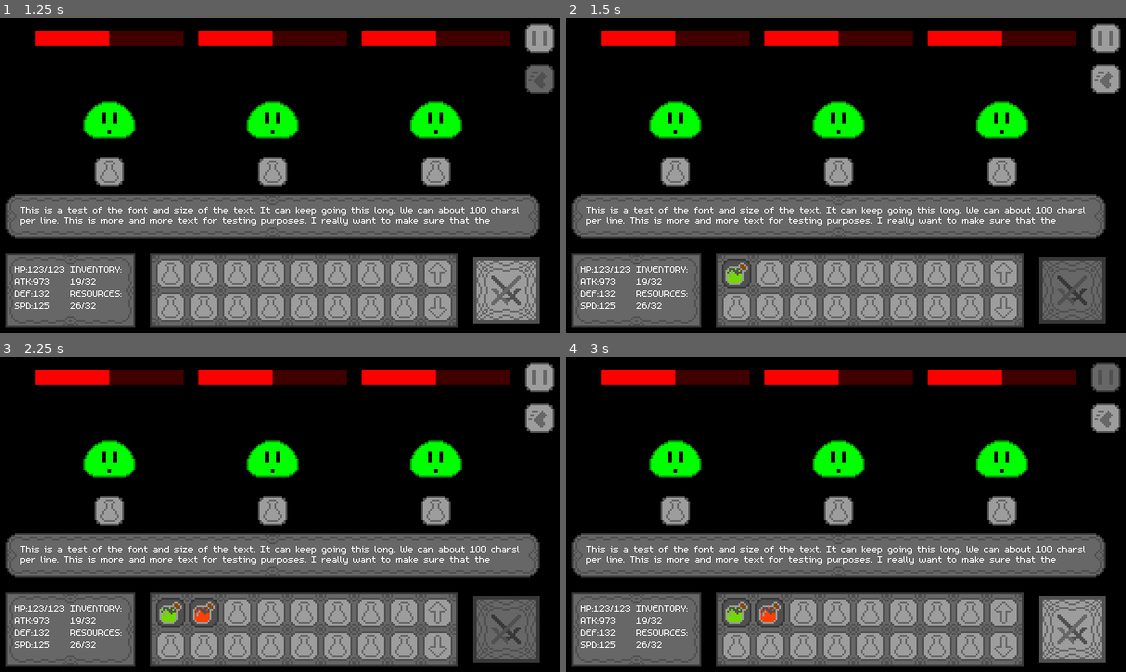
Above: before the commit, frames 1-4 (two rows, left to right).
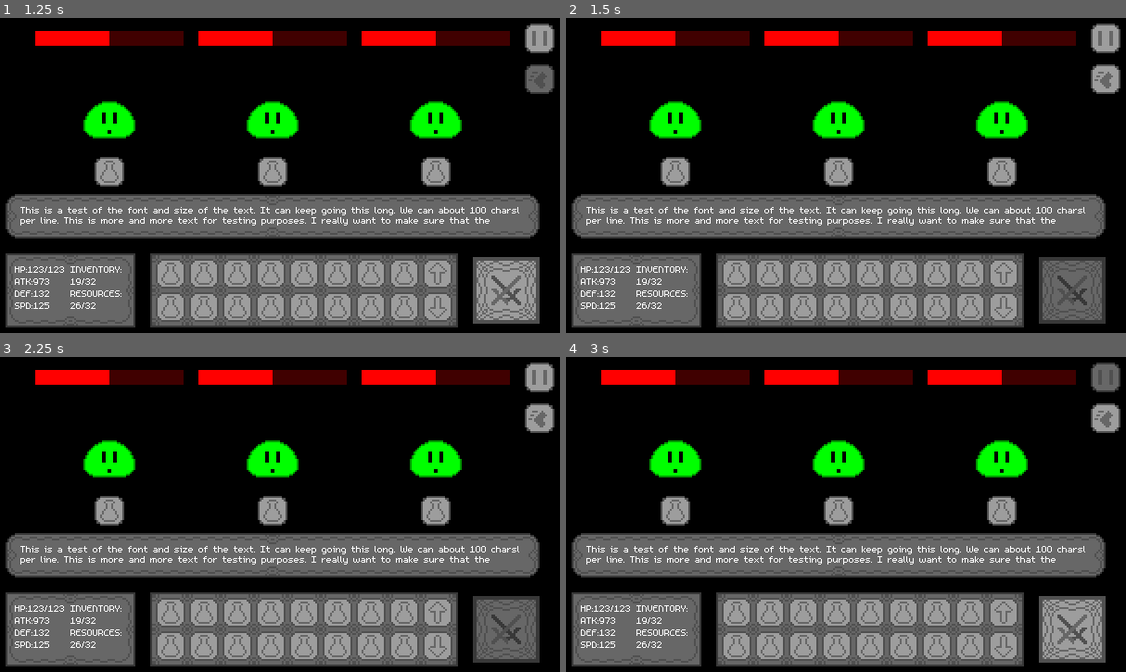
Above: after the commit, the same moments.

Repository: rbristo1/Just-a-Sip
Game: Godot game, scene res://Scenes/Battle.tscn
Same seed, same stepped clock (60 frames per second), same inputs: the game is played once before the commit and once after it.
Inputs (mouse positions are in pixels of both pictures, inside the frame that each line leads up to):
- Up to frame 1 (1.25 s): click (537, 77) at 0.5 s
- Up to frame 2 (1.5 s): click (1070, 288) at 1.25 s
- Up to frame 3 (2.25 s): click (504, 627) at 2 s
- Up to frame 4 (3 s): click (1103, 375) at 2.75 s

Frame 1 is identical in both runs. In frame 2, 0.3% of the frame differs, in the area x 28-33%, y 77-86%; in frame 3, 0.6%, in the area x 28-39%, y 77-86%; in frame 4, 0.6%.
Error after the commit: Parse Error: Function "initialize" has the same name as a previously declared function. (res://Scripts/inventory_item.gd:18)

Commit message:
Andrew's new stuff, more drag and drop and inventory management (#2)
Co-authored-by: acook73 <acook73@vols.utk.edu>

Diff:
--- a/only_one/Scenes/next_button.gd
+++ b/only_one/Scenes/next_button.gd
@@ -3,4 +3,4 @@
 @onready var pHud = $"../../.."
 
 func _on_button_up() -> void:
-	pHud.createItem(randi() % 15)
+	pHud.AddItemToInventory(randi() % 15)
--- a/only_one/Scenes/player_hud.tscn
+++ b/only_one/Scenes/player_hud.tscn
@@ -75,7 +75,7 @@
 texture = ExtResource("2_vfwc5")
 region_rect = Rect2(0, 0, 16, 16)
 
-[node name="player_hud" type="Control"]
+[node name="player_hud" type="Control" groups=["Inventory Item Displays"]]
 custom_minimum_size = Vector2(0, 168)
 layout_mode = 3
 anchors_preset = 12
@@ -85,6 +85,8 @@
 grow_horizontal = 2
 grow_vertical = 0
 script = ExtResource("1_i2evl")
+inventoryid = [null, null, null, null, null, null, null, null, null, null, null, null, null, null, null, null, null, null, null, null, null, null, null, null, null, null, null, null, null, null, null, null]
+INVENTORY_ITEM_DISPLAYS = [null, null, null, null, null, null, null, null, null, null, null, null, null, null, null, null]
 
 [node name="PHudMainBox" type="VBoxContainer" parent="."]
 layout_mode = 1
--- a/only_one/Scripts/inventory_item.gd
+++ b/only_one/Scripts/inventory_item.gd
@@ -2,13 +2,19 @@
 
 enum EType {HEALING, EXPLODING, FIRE, ICE, POISON}
 @export var itemID = -1
+@export var inventorySlot = -1
 @export var itemName = ""
 @export var itemEffect = -1
 @export var itemPower = -1
 @export var itemImage: AtlasTexture = null
 @export var itemHoverImage: AtlasTexture = null
 @export var itemSplash = false
+@export var inventoryDisplaySpotNumber = 0
 
+func initialize(ID: int, InvSlot: int, Name: String, Effect: int, Power: int, iImage: AtlasTexture,
+					 iHImage: AtlasTexture, Splash: bool):
+	itemID = ID
+	inventorySlot = InvSlot
 func initialize(ID: int, Name: String, Effect: int, Power: int, iImage: AtlasTexture,
 					 iHImage: AtlasTexture, Splash: bool):
 	itemID = ID
--- a/only_one/Scripts/item_display.gd
+++ b/only_one/Scripts/item_display.gd
@@ -8,9 +8,8 @@
 @export var itemImage: AtlasTexture = null
 @export var itemHoverImage: AtlasTexture = null
 @export var itemSplash = false
+@export var INVENTORY: bool = false
 signal item_dropped(data)
-
-
 func link(ID: int, Name: String, Effect: int, Power: int, iImage: AtlasTexture,
 					 iHImage: AtlasTexture, Splash: bool):
 	itemID = ID
@@ -71,8 +70,13 @@
 			"droppedFrom": self}
 
 func _can_drop_data(_at_position: Vector2, data: Variant) -> bool:
-	return typeof(data) == TYPE_DICTIONARY and data.has("iID")
+	# Only allow the item to be dropped here if the inventory is empty
+	return typeof(data) == TYPE_DICTIONARY and data.has("iID") and itemID == -1
 
 func _drop_data(_at_position: Vector2, data: Variant) -> void:
 	linkDict(data)
 	data["droppedFrom"].unlink()
+	# If the item was dragged from the inventory, clear the inventory slot
+
+
+	# If the item was dragged to the inventory, add it to the inventory slot
--- a/only_one/Scripts/player.gd
+++ b/only_one/Scripts/player.gd
@@ -9,6 +9,7 @@
 @export var atk = 100
 @export var inventoryid: Array # This is ONLY USED FOR SAVING. This is not used for storing items in game
 
+@export var INVENTORY_ITEM_DISPLAYS: Array
 @export var ITEM_INVENTORY_CAPCITY = 32
 
 # Inventory Stuff
@@ -58,6 +59,9 @@
 
 
 func _ready() -> void:
+
+	INVENTORY_ITEM_DISPLAYS = get_tree().get_nodes_in_group("Inventory Item Displays")
+
 	# Create inventory
 	itemInventory.resize(32)
 	materialInventory.resize(32)
@@ -373,31 +377,73 @@
 				set(i, node_data[i])
 
 
-func createItem(id: int) -> void:
+func AddItemToInventory(id: int) -> void:
 	var iName = itemNames[id]
 	var iPower = itemPower[id]
 	var iEffect = itemEffect[id]
 	var iImage = load(itemImage[id])
 	var iHImage = load(itemHImage[id])
 	var iSplash = itemSplash[id]
+	var iSlotNum = 0
+
 	# Deferred to ensure the item exists completely before messing with its attributes
-	itemInventory[itemInventoryNum].initialize(id, iName, iPower, iEffect, iImage, iHImage, iSplash)
+	itemInventory[itemInventoryNum].initialize(id, itemInventoryNum, iName, iPower, iEffect, iImage, iHImage, iSplash)
 	itemInventoryNum += 1
+	ShiftInventoryLeft(0)
 	updateInventoryDisplay(-1, -1)
 
+func RemoveItemFromInventory(slotNumber: int, mode: int) -> void:
+	if (mode == 1):
+		materialInventory[slotNumber].uninitialize()
+	else:
+		itemInventory[slotNumber].uninitialize()
+
+	if (isCurrentlyDisplayed(slotNumber, mode)):
+		@warning_ignore("integer_division")
+		INVENTORY_ITEM_DISPLAYS[slotNumber/16].unlink()
+
+	ShiftInventoryLeft(mode)
+	updateInventoryDisplay(-1, -1)
+
+func isCurrentlyDisplayed(itemSlotNumber:int, mode: bool) -> bool:
+	@warning_ignore("integer_division")
+	if (inventoryMode != mode or itemSlotNumber/16 != inventoryPage):
+		return false
+	return true
+
+func ShiftInventoryLeft(mode: int):
+	var inventory
+	if (mode == 1):
+		inventory = materialInventory
+	else:
+		inventory = itemInventory
+
+	var itemScene = preload("res://Scenes/inventory_item.tscn")
+
+	var count = 0
+	var tempArray: Array
+	tempArray.resize(32)
+	for i in inventory.size():
+		if (inventory[i].itemID != -1):
+			tempArray[count] = inventory[i]
+			count += 1
+
+	for c in range(count, tempArray.size()):
+		tempArray[c] = itemScene.instantiate()
+	if (mode == 1):
+		materialInventory = tempArray
+	else:
+		itemInventory = tempArray
+
+
 
 func updateInventoryDisplay(mode: int, page: int) -> void:
-	var inventoryD
-
-	if (mode == -1 and page == -1):
+	if (mode == -1):
 		mode = inventoryMode
+	if (page == -1):
 		page = inventoryPage
 
-	if (mode == 1):
-		inventoryD = materialInventory
-	else:
-		inventoryD = itemInventory
-
+	inventoryMode = mode
 	for i in 16:
 		linkItemtoInventoryDisplay(i * (page + 1), mode, i)
 
@@ -411,12 +457,13 @@
 
 	var toLink = inventory[item]
 
-	# We need to link the thing from the itemInventory into the itemDisplay
-	# Start by finding the item display we need
-	var slot = find_child("InventoryItemSlot{0}".format([space + 1]), true)
-
-	# Now we can replace any information in that spot by linking it
-	slot.get_child(0).link(toLink.itemID, toLink.itemName, toLink.itemEffect,
+	if (toLink.itemID != null):
+		# We need to link the thing from the itemInventory into the itemDisplay
+		# Start by finding the item display we need
+		var slot = find_child("InventoryItemSlot{0}".format([space + 1]), true)
+
+		# Now we can replace any information in that spot by linking it
+		slot.get_child(0).link(toLink.itemID, toLink.itemName, toLink.itemEffect,
 							toLink.itemPower, toLink.itemImage, toLink.itemHoverImage,
 							toLink.itemSplash)
 
